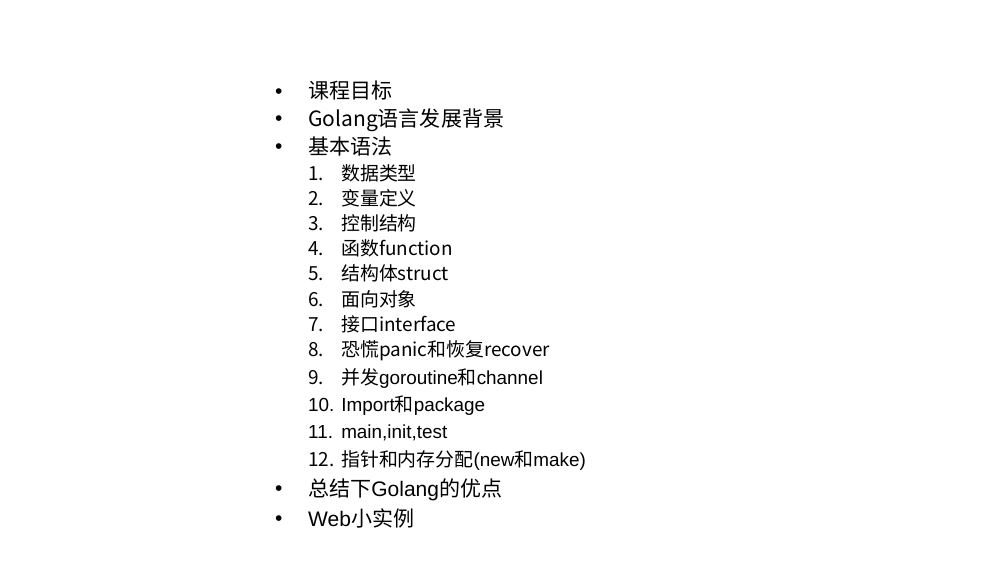
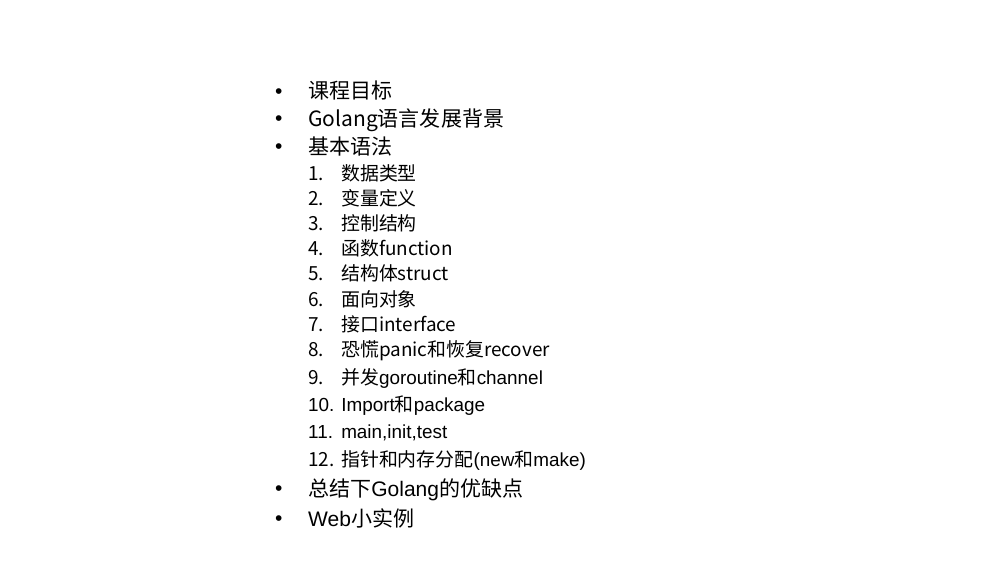
Before and after one commit to yekoufeng/go-learning, a slide deck: slide 2 of golang基础.ppt. Drawn at 1008x567 pixels with LibreOffice and Linux fonts; fonts in the diff are those of the drawing; background and template pictures are left out. Boxes give left, top, right and bottom in pixels: in the first picture for what was removed or moved away, otherwise in the second. Text is boxed around its words. In the diff, an @@ line names an element or a change of style, - is before the commit and + after.

Commit message:
ppt

```diff
--- a/golang基础.ppt
+++ b/golang基础.ppt
@@ text at box(308, 478, 523, 501): text changed @@
-• 总结下Golang的优点
+• 总结下Golang的优缺点
```
Also in this commit, not shown: 1 slide added.
